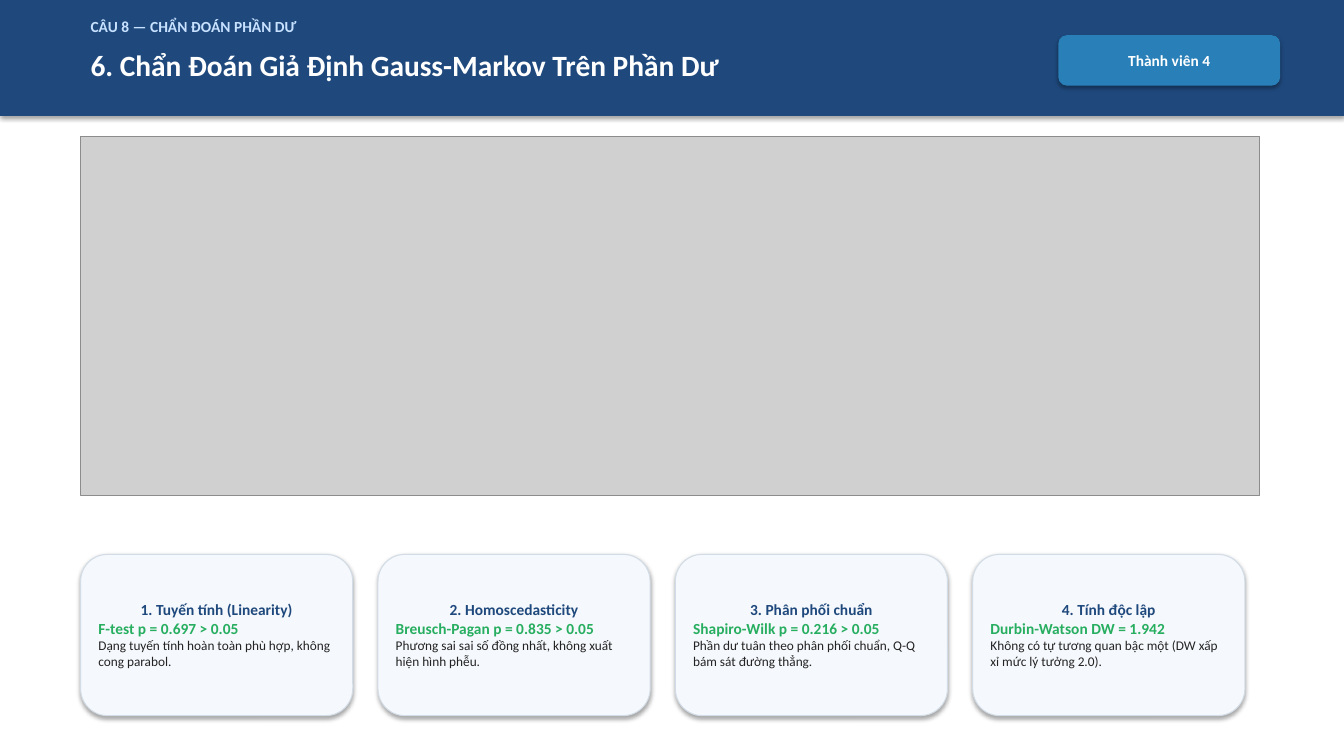
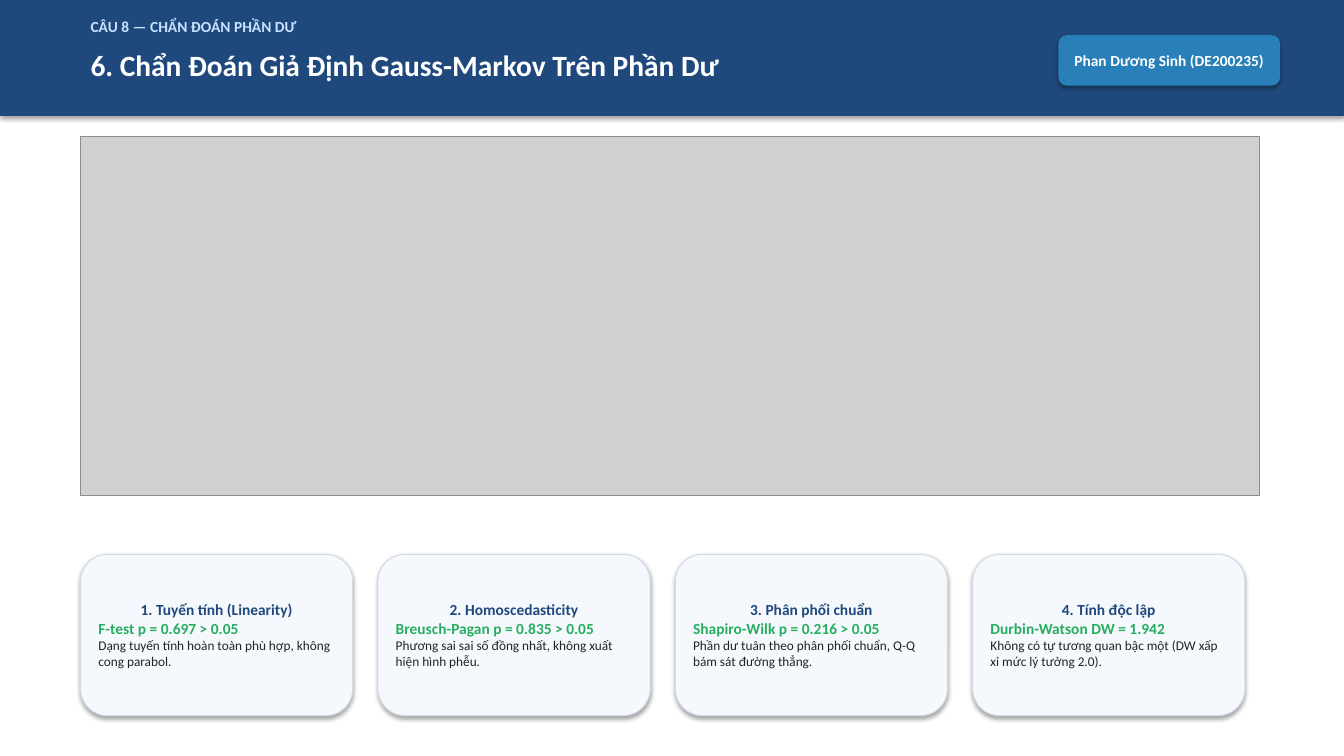
Before and after one commit to hieune321/mas-project-topic1, a slide deck: slide 7 of outputs/reports/Computer_Project_Topic_1_Slides.pptx. Drawn at 1344x756 pixels with LibreOffice and Linux fonts; fonts in the diff are those of the drawing; grey boxes stand for pictures. Boxes give left, top, right and bottom in pixels: in the first picture for what was removed or moved away, otherwise in the second. Text is boxed around its words. In the diff, an @@ line names an element or a change of style, - is before the commit and + after.

```diff
--- a/outputs/reports/Computer_Project_Topic_1_Slides.pptx
+++ b/outputs/reports/Computer_Project_Topic_1_Slides.pptx
@@ text in rounded rectangle at <box>1074,54,1264,69</box>: text changed @@
-Thành viên 4
+Phan Dương Sinh (DE200235)
```
Also in this commit, not shown: 11 other slides changed, 22 other files.
